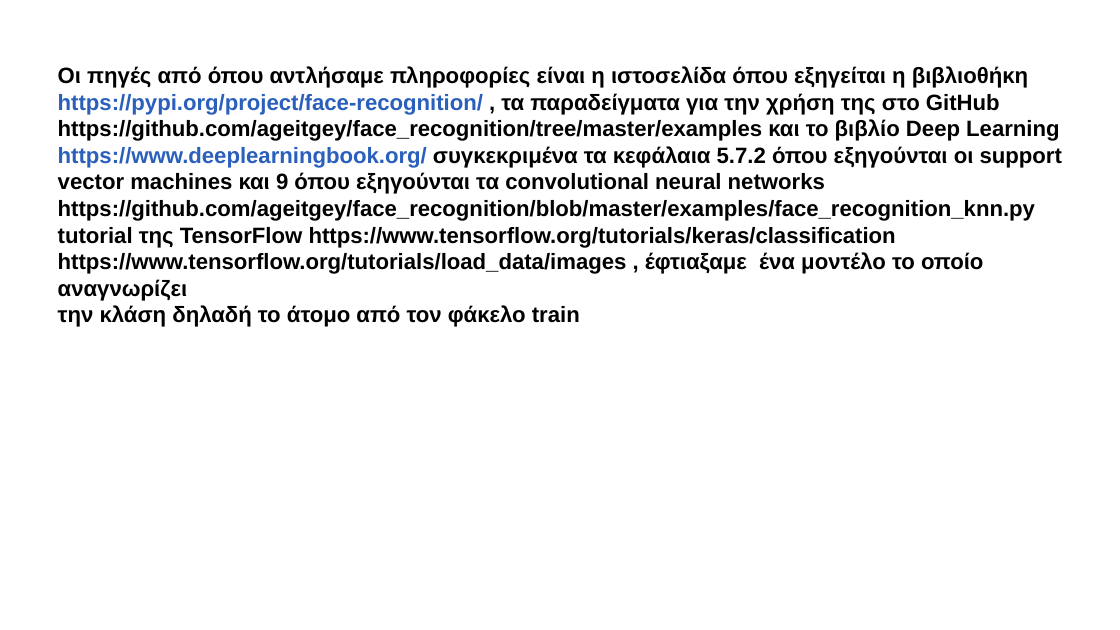
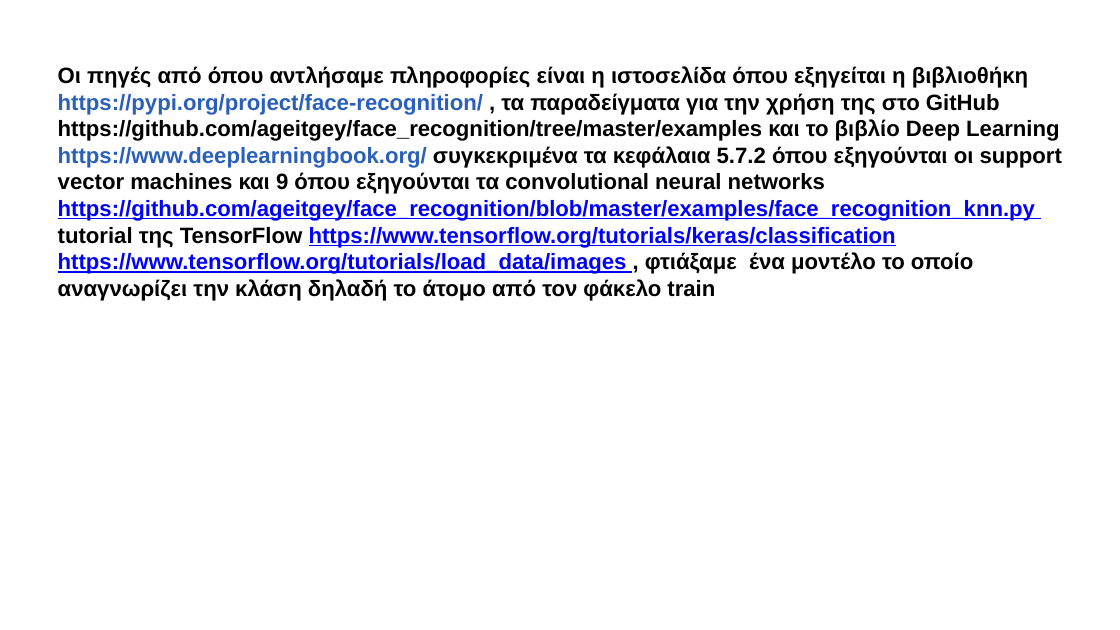
Before and after one commit to GeorgeRaptis2023/Project-12, a slide deck: slide 9 of εργασια.pptx. Drawn at 1120x630 pixels with LibreOffice and Linux fonts; fonts in the diff are those of the drawing. Boxes give left, top, right and bottom in pixels: in the first picture for what was removed or moved away, otherwise in the second. Text is boxed around its words. In the diff, an @@ line names an element or a change of style, - is before the commit and + after.

Commit message:
ok

```diff
--- a/εργασια.pptx
+++ b/εργασια.pptx
@@ subtitle at [58, 200, 1035, 248]: text colour #000000 to #0000FF, underline on in "https://github.com/ageitgey/face_recognition/blob/master/exa ...", "https://www.tensorflow.org/tutorials/keras/classification" @@
@@ subtitle at [58, 252, 973, 301]: text changed @@
-https://www.tensorflow.org/tutorials/load_data/images , έφτιαξαμε ένα μοντέλο το οποίο αναγνωρίζει
-την κλάση δηλαδή το άτομο από τον φάκελο train
+https://www.tensorflow.org/tutorials/load_data/images , φτιάξαμε ένα μοντέλο το οποίο αναγνωρίζει την κλάση δηλαδή το άτομο από τον φάκελο train
```
Also in this commit, not shown: 1 other slide changed.
